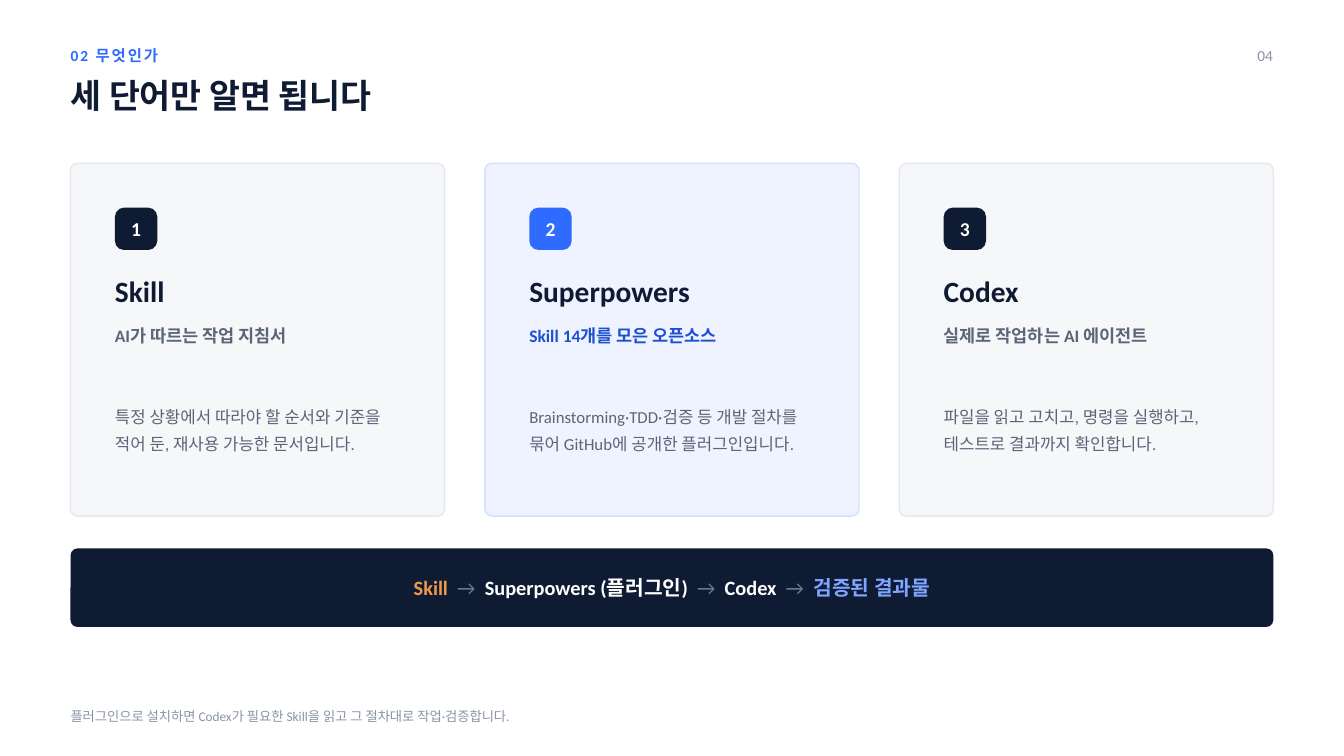
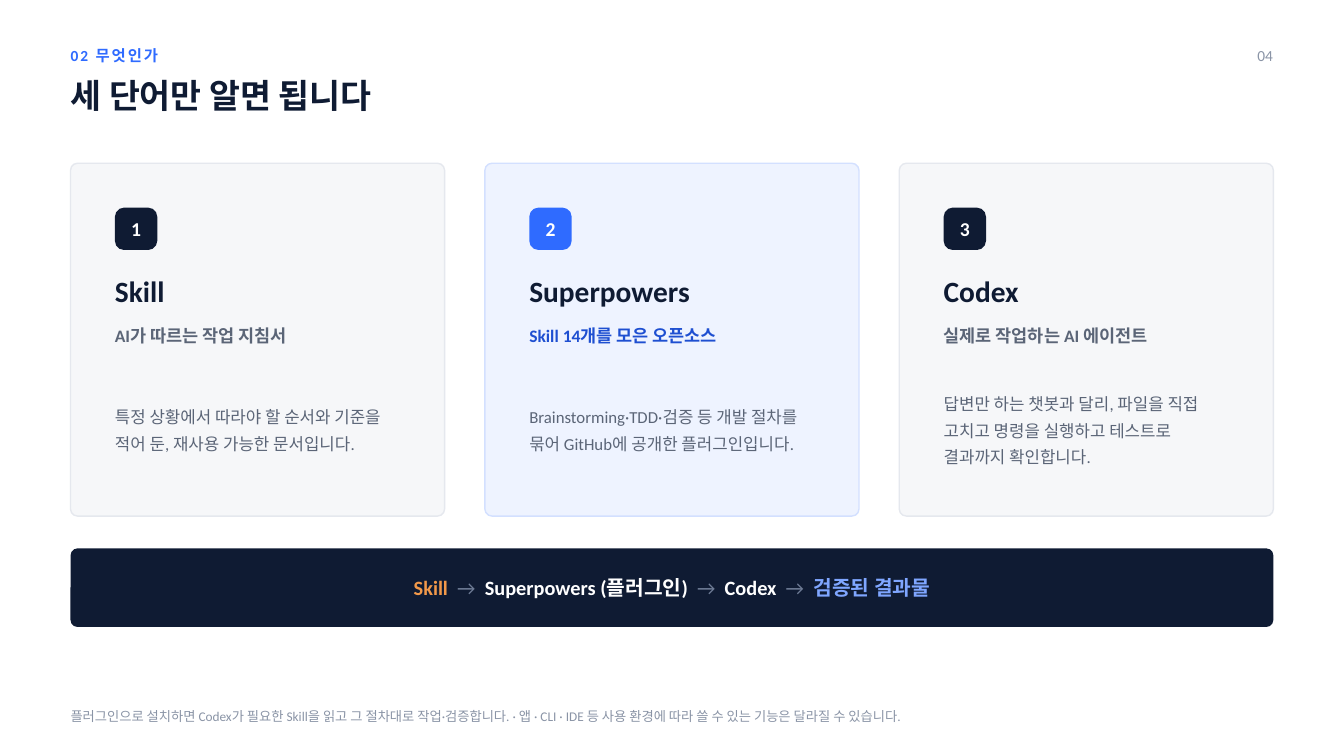
Before and after one commit to jmkm0520-glitch/Study, a slide deck: slide 4 of presentation/Superpowers_Codex_10min.pptx. Drawn at 1344x756 pixels with LibreOffice and Linux fonts; fonts in the diff are those of the drawing. Boxes give left, top, right and bottom in pixels: in the first picture for what was removed or moved away, otherwise in the second. Text is boxed around its words. In the diff, an @@ line names an element or a change of style, - is before the commit and + after.

```diff
--- a/presentation/Superpowers_Codex_10min.pptx
+++ b/presentation/Superpowers_Codex_10min.pptx
@@ text at [944,396,1199,465]: text changed @@
-파일을 읽고 고치고, 명령을 실행하고, 테스트로 결과까지 확인합니다.
+답변만 하는 챗봇과 달리, 파일을 직접 고치고 명령을 실행하고 테스트로 결과까지 확인합니다.
@@ text at [71,710,900,722]: text changed @@
-플러그인으로 설치하면 Codex가 필요한 Skill을 읽고 그 절차대로 작업·검증합니다.
+플러그인으로 설치하면 Codex가 필요한 Skill을 읽고 그 절차대로 작업·검증합니다. · 앱 · CLI · IDE 등 사용 환경에 따라 쓸 수 있는 기능은 달라질 수 있습니다.
```
Also in this commit, not shown: 12 other slides changed, 1 slide removed, 2 other files.
